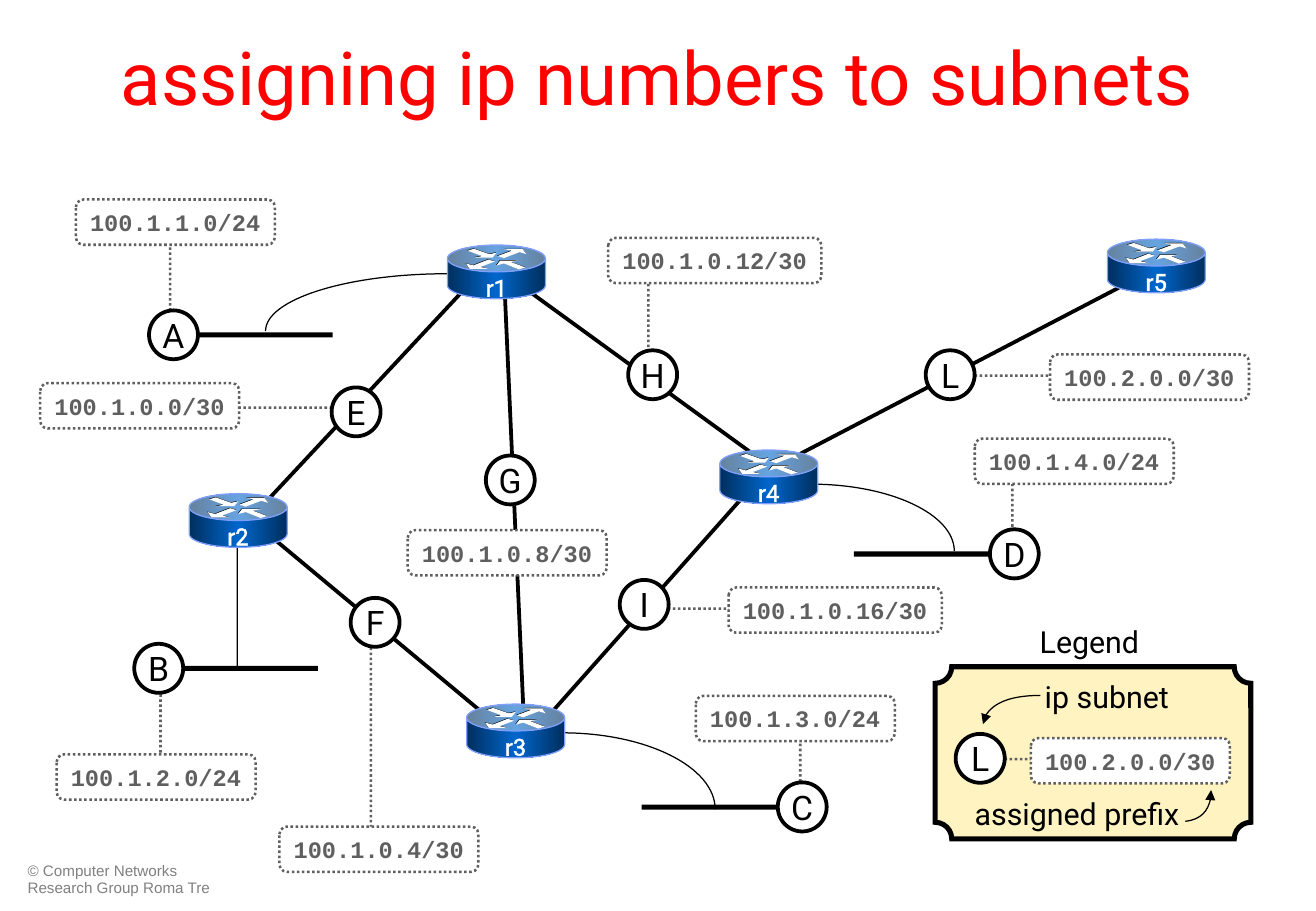
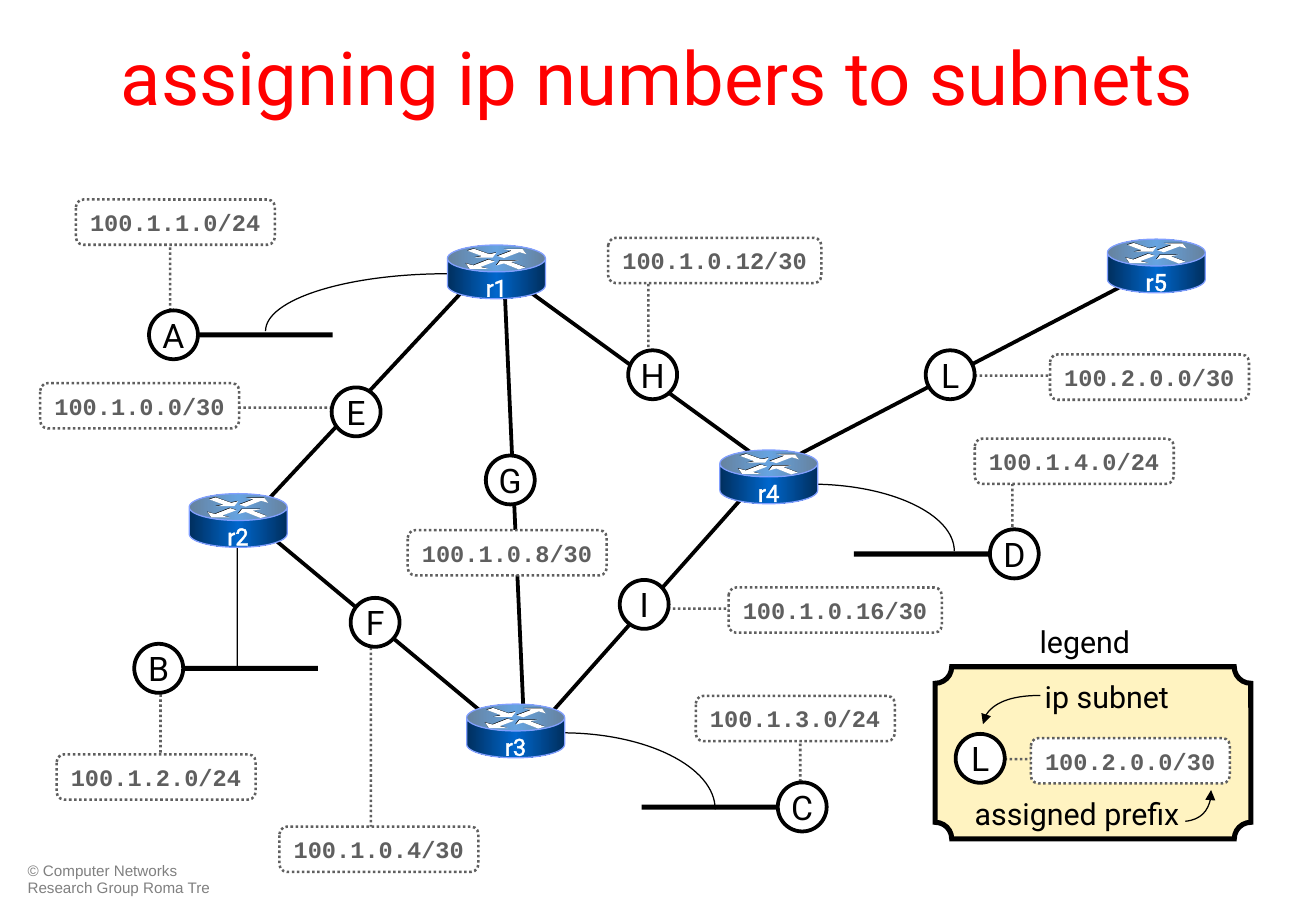
Before and after one commit to KatharaFramework/Kathara-Labs, a slide deck: slide 8 of Intradomain Routing/RIP_FRRouting/009-kathara-lab_rip_frr.ppt. Drawn at 1316x911 pixels with LibreOffice and Linux fonts; fonts in the diff are those of the drawing. Boxes give left, top, right and bottom in pixels: in the first picture for what was removed or moved away, otherwise in the second. Text is boxed around its words. In the diff, an @@ line names an element or a change of style, - is before the commit and + after.

```diff
--- a/Intradomain Routing/RIP_FRRouting/009-kathara-lab_rip_frr.ppt
+++ b/Intradomain Routing/RIP_FRRouting/009-kathara-lab_rip_frr.ppt
@@ text at (1040,630,1130,660): text changed @@
-Legend
+legend
```
Also in this commit, not shown: 5 other slides changed, 1 other file.
